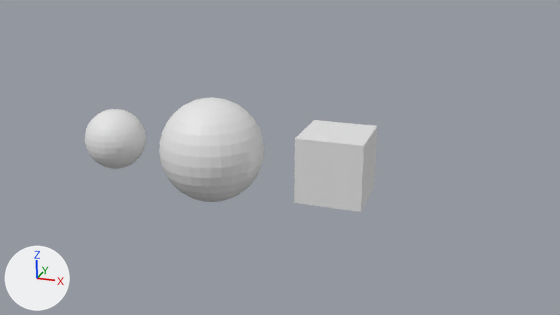
The Blender file blend-files/scene.blend: old version first, new version second.
One viewpoint serves both versions: the file's camera 'Camera'. Every picture has the same lights, and +X, +Y and +Z are marked at lower left. The same objects are shown in both versions, whatever each file hides.

The first picture shows 'Decompty', 'OreGL', 'SetA'.
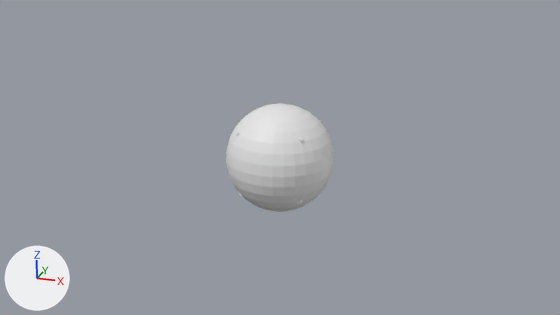
Where the change shows, as pixel boxes (x1, y1, x2, y2) in the pictures (560 x 315 px):
'Decompty', moved
    before: (159, 97, 264, 202)
    after: (226, 103, 334, 212)
'SetA', moved
    before: (294, 120, 377, 212)
    after: (237, 120, 321, 204)
'OreGL', moved (not visible afterwards)
    before: (85, 109, 146, 169)

What changed in the scene script:
```text
Change ob_decompty:
    ob_decompty.location: (-1.141, 0.0, 0.0) -> (0.0, 0.0, 0.0)
Change ob_oregl:
    ob_oregl.location: (-2.902, 0.0, 0.0) -> (0.0, 0.0, 0.0)
Change ob_seta:
    ob_seta.location: (0.893, 0.0, 0.0) -> (0.0, 0.0, 0.0)
```
